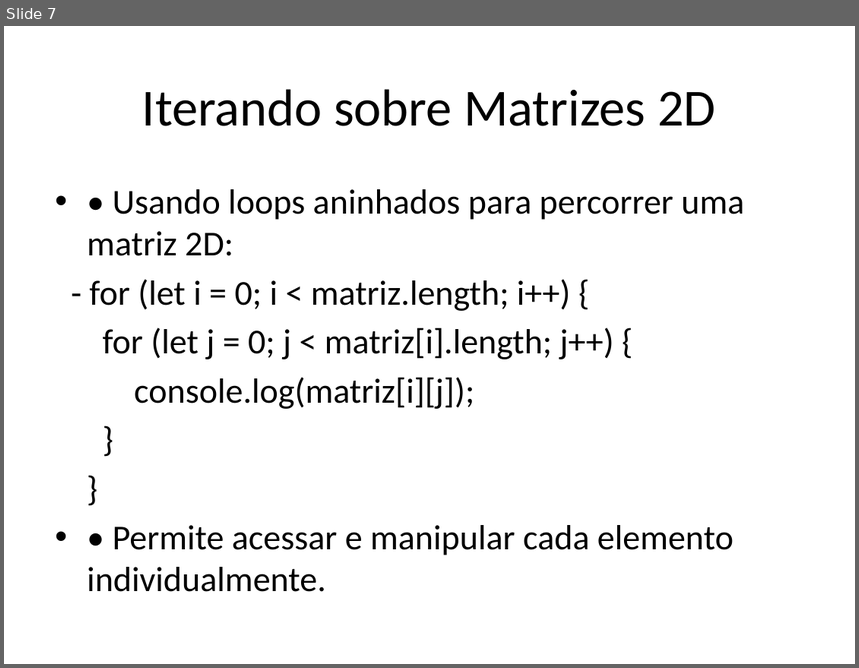
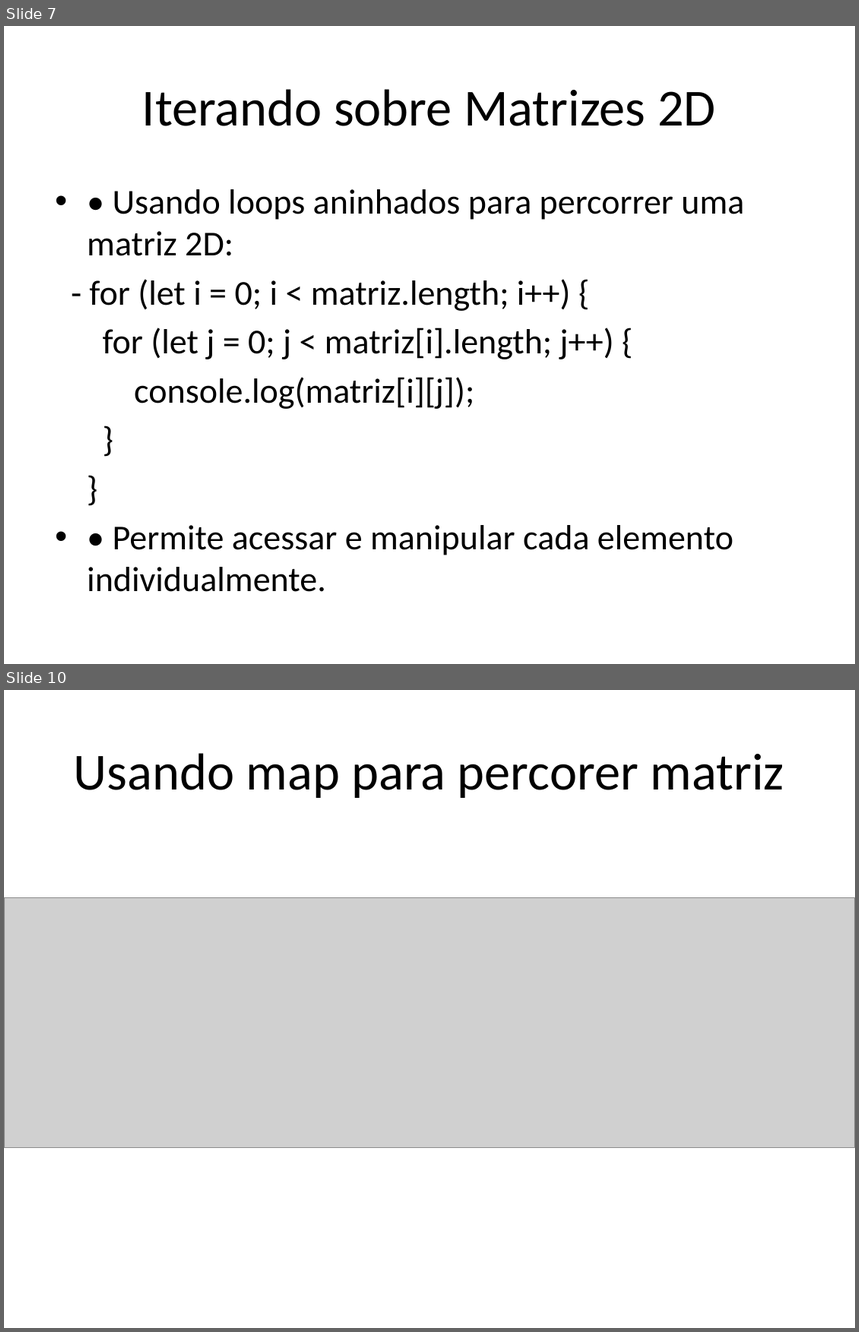
Before and after one commit to dfpires/progcomp2-2024b, a slide deck: matrizes_2d_javascript.pptx. Shown one above the other, each under a label of ours: slide 7 before the commit, slides 7 and 10 after it; the slides between them are not shown. The pictures are 859x668 and 859x1332 pixels, drawn with LibreOffice and Linux fonts; fonts in the diff are those of the drawing; grey boxes stand for pictures. Boxes give left, top, right and bottom in pixels: in the first picture for what was removed or moved away, otherwise in the second. Text is boxed around its words. In the diff, an @@ line names an element or a change of style, - is before the commit and + after.

```diff
--- a/matrizes_2d_javascript.pptx
+++ b/matrizes_2d_javascript.pptx
@@ slide 10 added at (4,690,855,1328), background #FFFFFF @@
@@ title added at (74,753,784,798), 44 pt, text #000000 @@
+Usando map para percorer matriz
@@ picture added at (4,898,855,1148) @@
```
Also in this commit, not shown: 4 slides changed, 4 other slides added.
